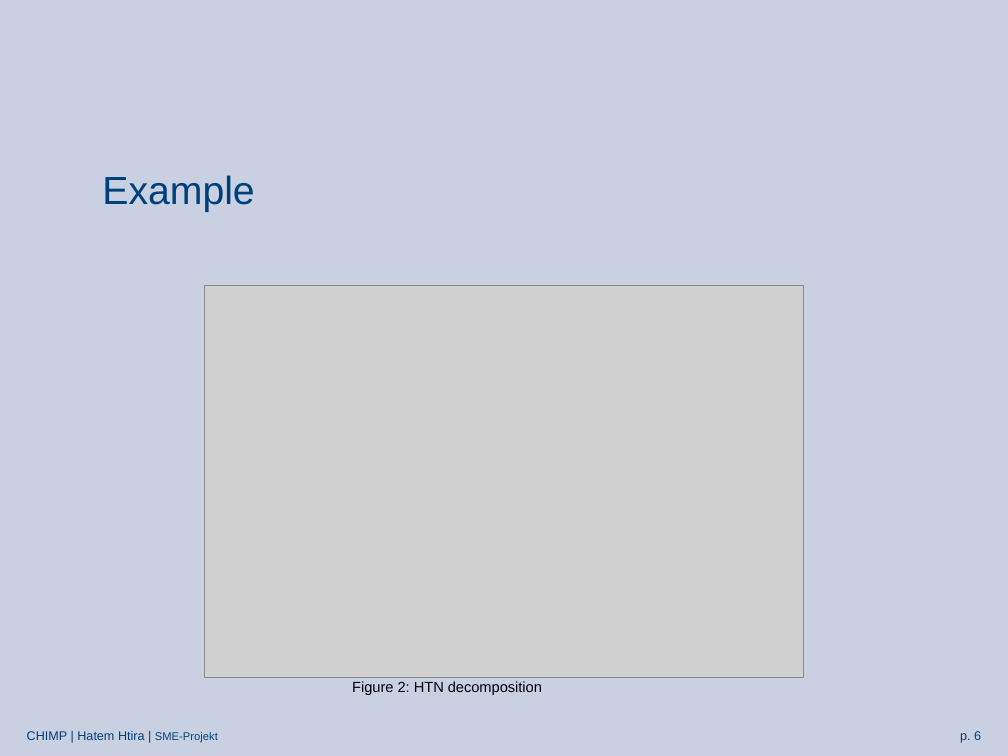
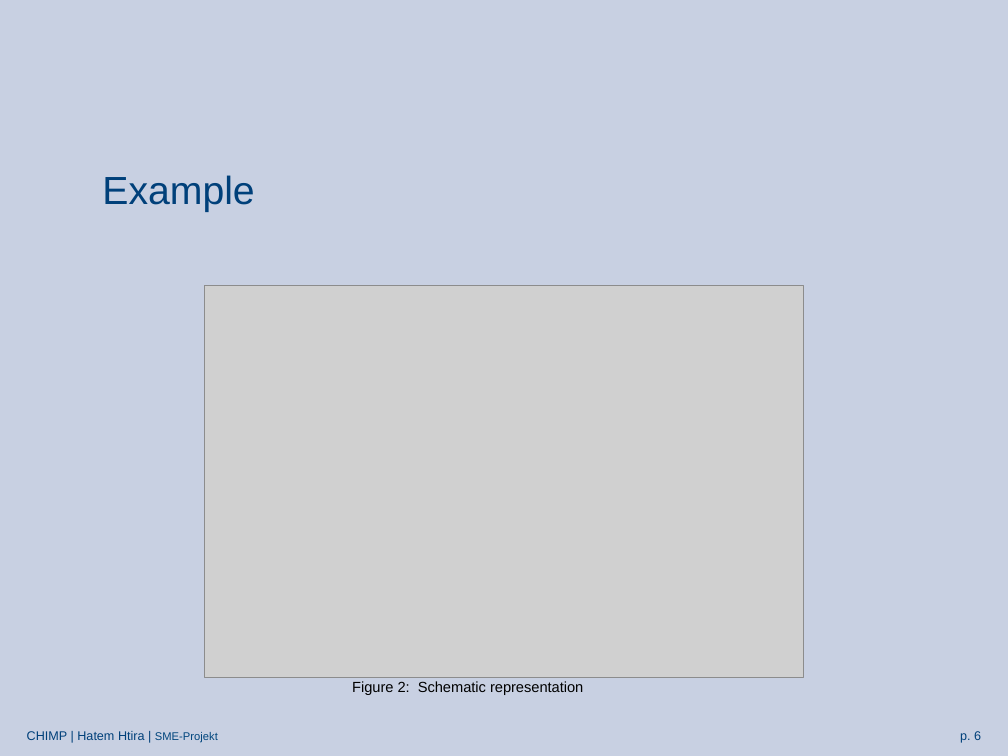
Before and after one commit to htiraHatem/CHIMP_MDP, a slide deck: slide 6 of HTN2MDP presentation.pptx. Drawn at 1008x756 pixels with LibreOffice and Linux fonts; fonts in the diff are those of the drawing; grey boxes stand for pictures; background and template pictures are left out. Boxes give left, top, right and bottom in pixels: in the first picture for what was removed or moved away, otherwise in the second. Text is boxed around its words. In the diff, an @@ line names an element or a change of style, - is before the commit and + after.

```diff
--- a/HTN2MDP presentation.pptx
+++ b/HTN2MDP presentation.pptx
@@ text at bbox=[352, 681, 583, 695]: text changed @@
-Figure 2: HTN decomposition
+Figure 2: Schematic representation
```
Also in this commit, not shown: 14 other slides changed, 1 slide removed.
